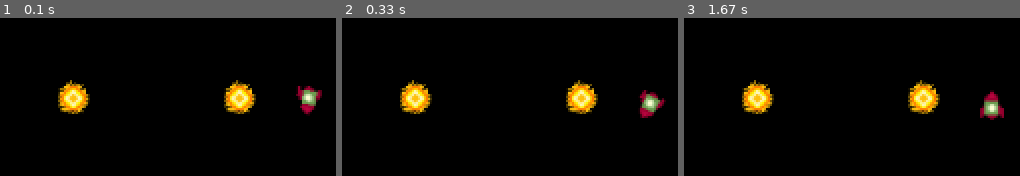
Above: before the commit, frames 1-3 (left to right).
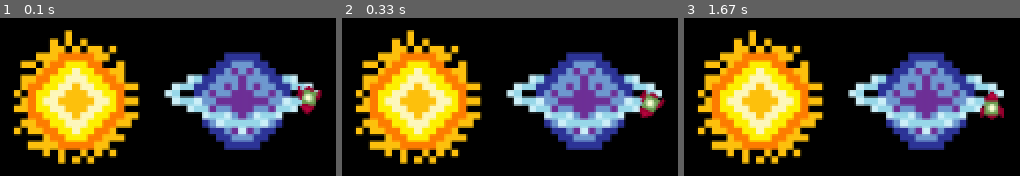
Above: after the commit, the same moments.

Repository: maxim739/Hackathon26
Game: pygame game, started from MovingStatic.py
The game is run twice, just before and just after one commit, with the same random seed, the same clock (stepped at 60 frames per second) and the same inputs.
Inputs:
- Up to frame 1 (0.1 s): no input
- Up to frame 2 (0.33 s): no input
- Up to frame 3 (1.67 s): tap S at 0.33 s

The runs differ from the first frame. In frame 1, 37% of the frame differs, in the area x 4-96%, y 7-93%; in frame 2, 37%; in frame 3, 37%.

Commit message:
added planet
added new planet and scaled things up

Diff:
--- a/MovingStatic.py
+++ b/MovingStatic.py
@@ -19,7 +19,10 @@
 rocket_img = pygame.transform.scale(rocket_img, (20, 20))
 
 planet1_img = pygame.image.load("sprites/planet1.png").convert_alpha()
-planet1_img = pygame.transform.scale(planet1_img, (40, 40))
+planet1_img = pygame.transform.scale(planet1_img, (160, 160))
+
+planet2_img = pygame.image.load("sprites/planet2.png").convert_alpha()
+planet2_img = pygame.transform.scale(planet2_img, (160, 160))
 
 
 G = 6.67430e-11
@@ -126,7 +129,7 @@
 
 bodies = [
     Static_body(0, 0, 1.989e30, 8, (255, 255, 0), planet1_img),
-    Static_body(2e12, 0, 2e30, 8, (255,0,0), planet1_img),
+    Static_body(2e12, 0, 2e30, 8, (255,0,0), planet2_img),
     Moving_body(2.867e12, 0, 0, 6810, 8.681e25, 4, (100, 200, 255), rocket_img)
 ]
 
Binary file added: sprites/planet2.png
Not shown, changed: .DS_Store
